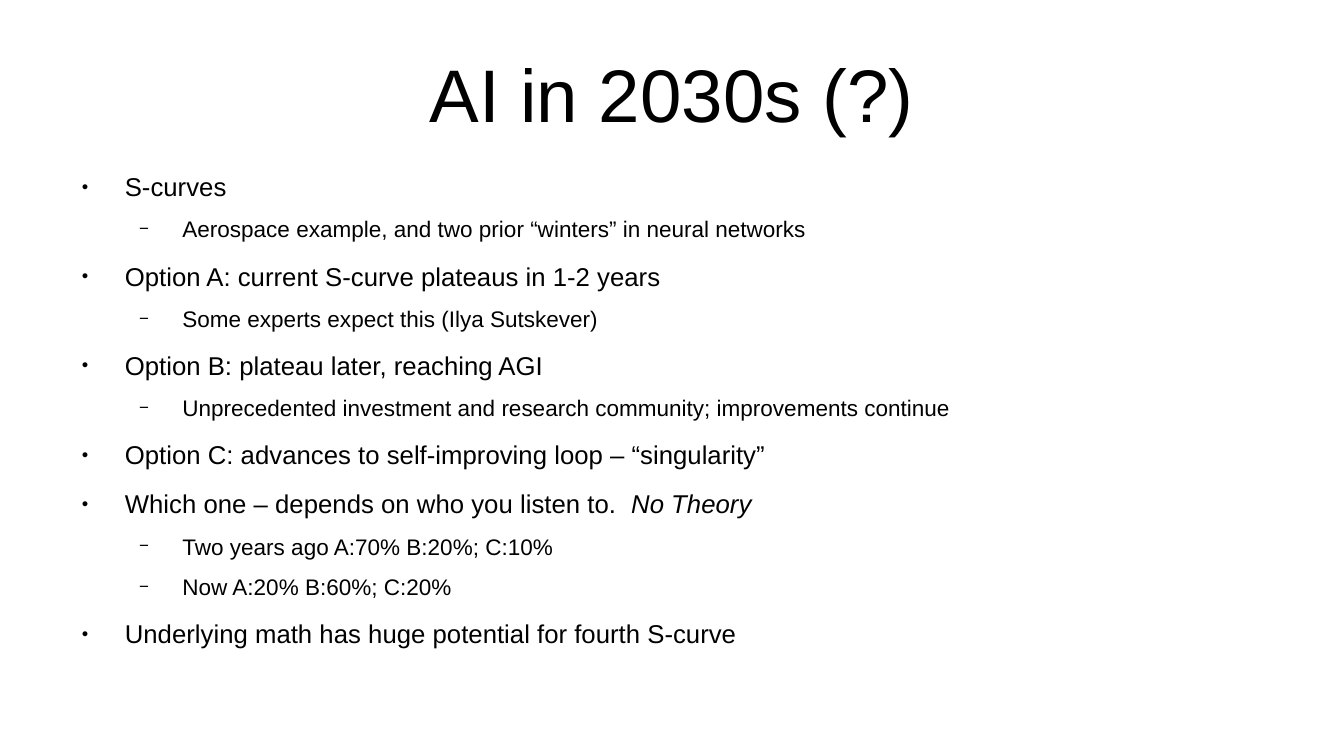
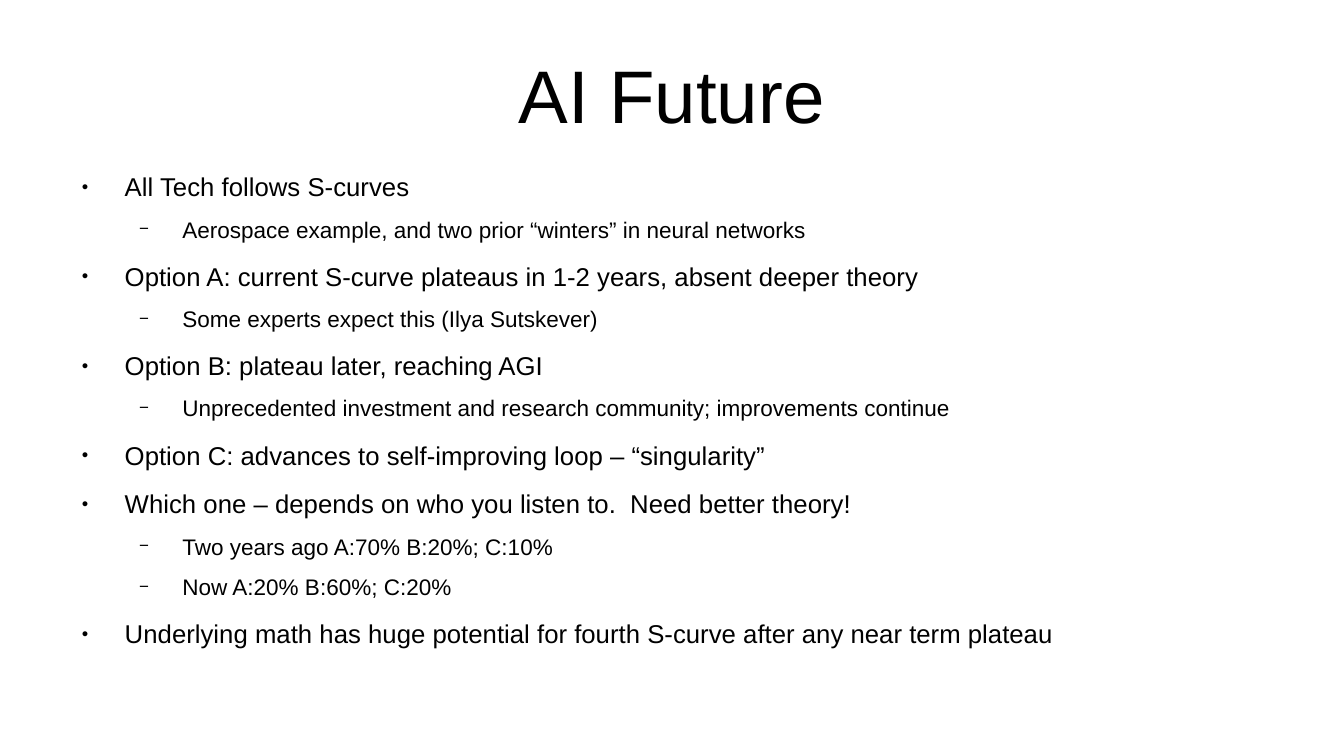
Before and after one commit to ClintStaley/AITalks, a slide deck: slide 8 of UATX/AIUpdate26.pptx (slide 13 before the commit). Drawn at 1344x756 pixels with LibreOffice and Linux fonts; fonts in the diff are those of the drawing. Boxes give left, top, right and bottom in pixels: in the first picture for what was removed or moved away, otherwise in the second. Text is boxed around its words. In the diff, an @@ line names an element or a change of style, - is before the commit and + after.

Commit message:
slides

```diff
--- a/UATX/AIUpdate26.pptx
+++ b/UATX/AIUpdate26.pptx
@@ text at bbox=[519, 71, 824, 124]: text changed @@
-AI in 2030s (?)
+AI Future
@@ text at bbox=[125, 177, 410, 197]: text changed @@
-● S-curves
+● All Tech follows S-curves
@@ text at bbox=[125, 267, 918, 292]: text changed @@
-● Option A: current S-curve plateaus in 1-2 years
+● Option A: current S-curve plateaus in 1-2 years, absent deeper theory
@@ text at bbox=[125, 494, 851, 519]: text changed @@
-● Which one – depends on who you listen to. No Theory
+● Which one – depends on who you listen to. Need better theory!
@@ text at bbox=[125, 624, 1052, 649]: text changed @@
-● Underlying math has huge potential for fourth S-curve
+● Underlying math has huge potential for fourth S-curve after any near term plateau
```
Also in this commit, not shown: 7 slides added, 12 slides removed.
